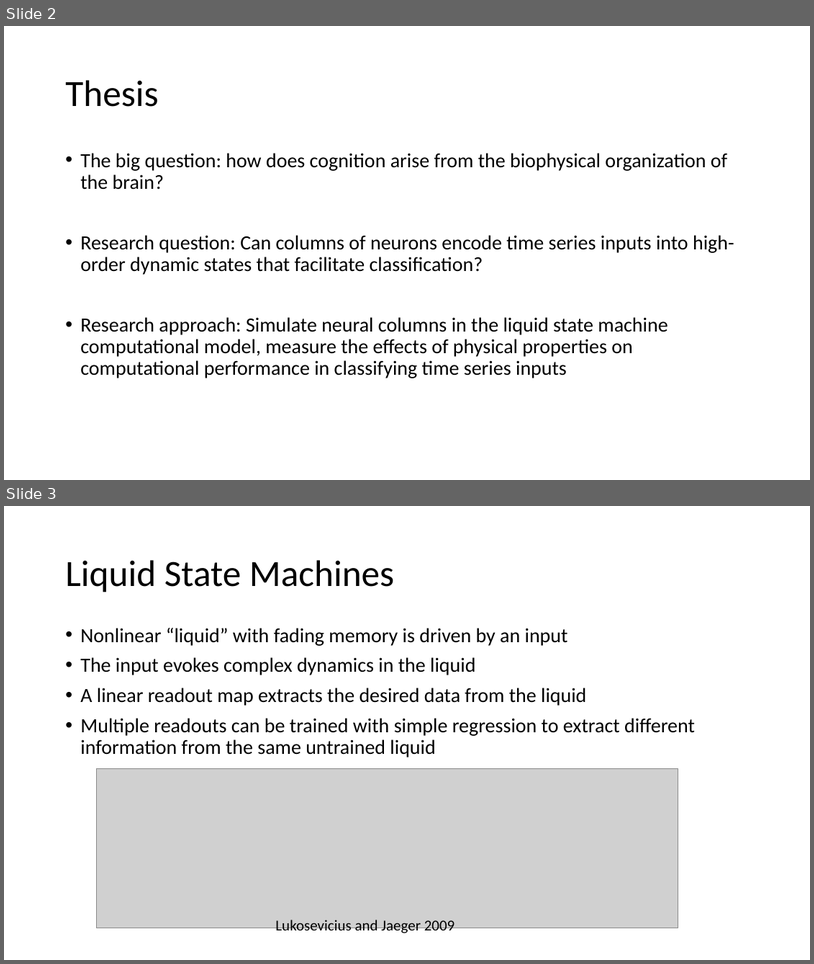
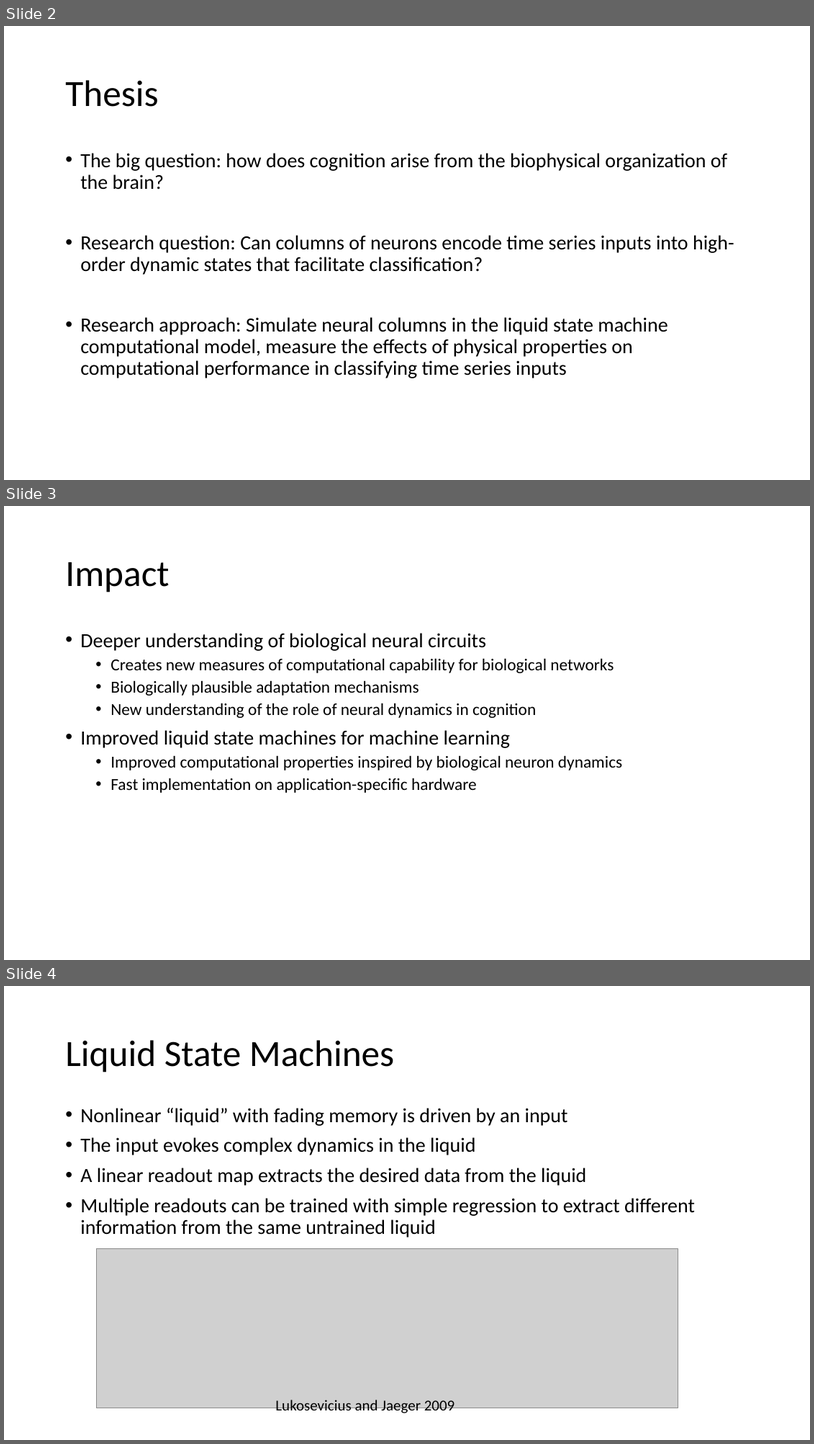
Before and after one commit to vbaker145/neuron, a slide deck: thesis/oral_qual/Oral Qual Presentation.pptx. Shown one above the other, each under a label of ours: slides 2 and 3 before the commit, slides 2, 3 and 4 after it. The pictures are 814x964 and 814x1444 pixels, drawn with LibreOffice and Linux fonts; fonts in the diff are those of the drawing; grey boxes stand for pictures; background and template pictures are left out. Boxes give left, top, right and bottom in pixels: in the first picture for what was removed or moved away, otherwise in the second. Text is boxed around its words. In the diff, an @@ line names an element or a change of style, - is before the commit and + after.

```diff
--- a/thesis/oral_qual/Oral Qual Presentation.pptx
+++ b/thesis/oral_qual/Oral Qual Presentation.pptx
@@ slide 3 added at <box>4,506,810,960</box>, background #FFFFFF @@
@@ title added at <box>65,562,169,592</box>, 44 pt, text #000000 @@
+Impact
@@ text added at <box>80,633,622,793</box>, 20 pt, text #000000 @@
+• Deeper understanding of biological neural circuits
+  • Creates new measures of computational capability for biological networks
+  • Biologically plausible adaptation mechanisms
+  • New understanding of the role of neural dynamics in cognition
+• Improved liquid state machines for machine learning
+  • Improved computational properties inspired by biological neuron dynamics
+  • Fast implementation on application-specific hardware
@@ what was slide 3 is now slide 4 @@
```
Also in this commit, not shown: 4 slides changed, 9 other slides added, 2 slides removed, 10 other files.
